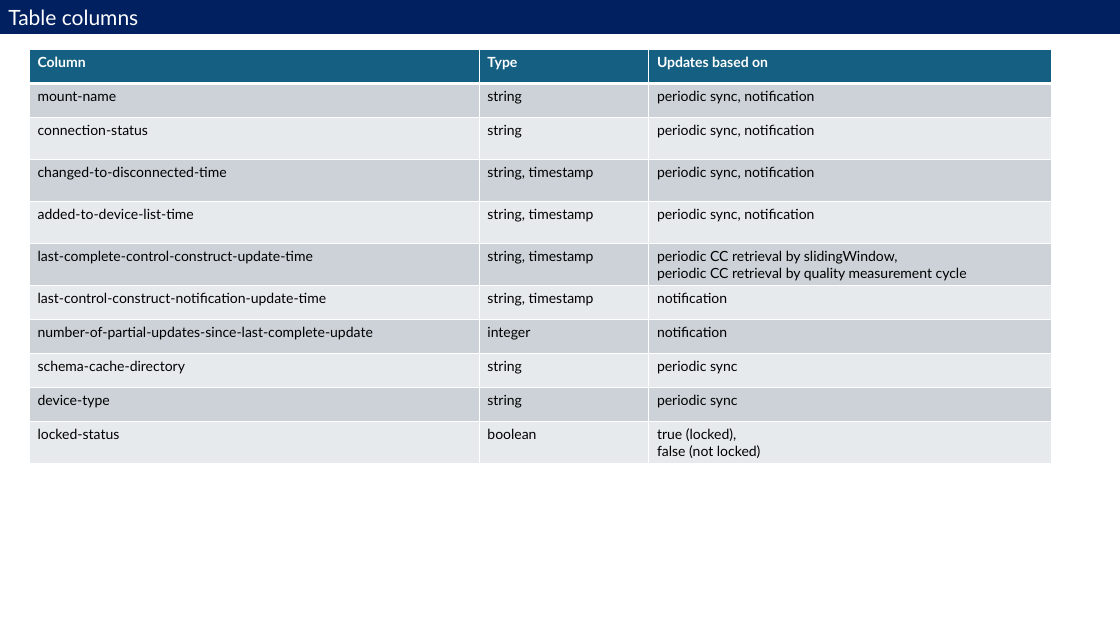
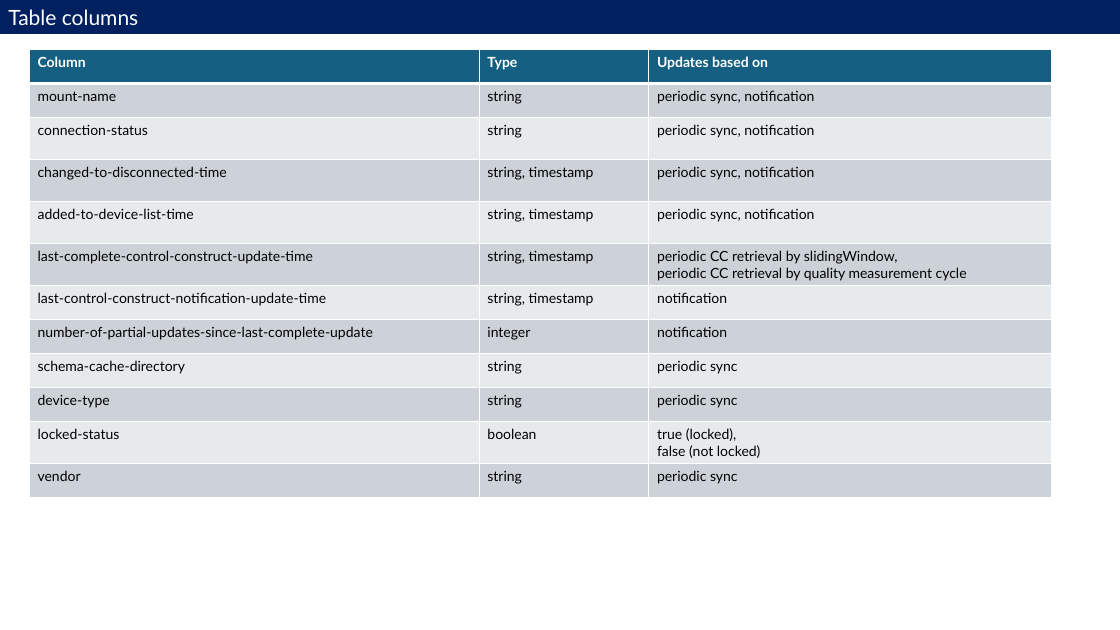
Before and after one commit to openBackhaul/MicroWaveDeviceInventory, a slide deck: slide 3 of spec/additionalDescription/pictures/MetadataPics.pptx. Drawn at 1120x630 pixels with LibreOffice and Linux fonts; fonts in the diff are those of the drawing. Boxes give left, top, right and bottom in pixels: in the first picture for what was removed or moved away, otherwise in the second. Text is boxed around its words. In the diff, an @@ line names an element or a change of style, - is before the commit and + after.

```diff
--- a/spec/additionalDescription/pictures/MetadataPics.pptx
+++ b/spec/additionalDescription/pictures/MetadataPics.pptx
@@ table at [29, 50, 1053, 498] @@
+row 12: vendor | string | periodic sync
```
Also in this commit, not shown: 1 other slide changed, 1 other file.
